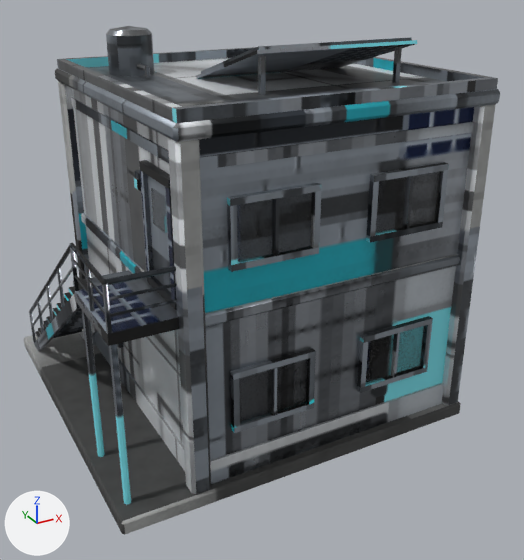
A saved change to the FBX model modelos/planeta_humano/casa_mediana_a/casa_mediana_a.fbx.
Before and after are seen from a 50 mm lens placed at (-8.35, -17.54, 11.8), pointed at (0.68, -1.13, 3.6). The axes (+X, +Y, +Z) are drawn at lower left. The lights are the same throughout. The older version comes first. Vertices at exactly the same position are counted once.

Objects in the first picture: 'casa_mediana_a', 'casa_mediana_a_cristal', 'casa_mediana_a_puerta_alta' and 1 more.
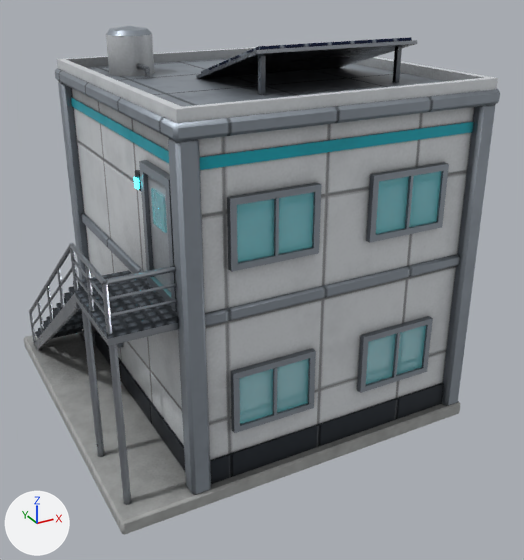
Location of each change, [x1, y1, x2, y2] in pixels of the pictures (524 x 560 px):
```json
{"part": 1, "of": "me_casa_mediana_a_cristal", "change": "surface changed", "before": [151, 171, 441, 424], "after": [151, 171, 441, 424]}
{"part": 2, "of": "me_casa_mediana_a", "change": "added", "after": [373, 57, 488, 78], "on screen": "mostly hidden"}
{"part": 3, "of": "me_casa_mediana_a", "change": "cut back", "before": [34, 293, 97, 351], "after": [34, 293, 119, 350]}
{"part": 4, "of": "me_casa_mediana_a", "change": "reshaped", "before": [29, 244, 103, 313], "after": [29, 170, 176, 313]}
{"part": 5, "of": "me_casa_mediana_a", "change": "surface changed", "before": [25, 26, 500, 535], "after": [25, 26, 500, 535]}
```

The change, as JSON lines over the scene's bpy script:
```json
{"block": "me_casa_mediana_a", "where": "# used by ob_casa_mediana_a; location = (0.0, 0.0, 0.0)"}
{"op": "remove", "block": "me_casa_mediana_a", "code": "me_casa_mediana_a.from_pydata(...)  # 1531 vertices, 1489 faces; spans x -5.0..5.0, y -5.0..5.0, z -0.05..10.25"}
{"op": "add", "block": "me_casa_mediana_a", "code": "me_casa_mediana_a.from_pydata(...)  # 1605 vertices, 1517 faces; spans x -5.0..5.0, y -5.0..5.0, z 0.0..10.25"}
{"block": "me_casa_mediana_a", "change": "me_casa_mediana_a part 2: 28 vertices added at x 2.25..4.9, y -1.6..3.69, z 1.75..9.3"}
{"block": "me_casa_mediana_a", "change": "me_casa_mediana_a part 3: 4 vertices moved from x -4.8..-3.2, y 4.4, z -0.05 to x -4.8..-3.2, y 4.4, z 0.0; 10 vertices added at x -3.15..-0.8, y 2.0..3.65, z 1.75..3.25"}
{"block": "me_casa_mediana_a", "change": "me_casa_mediana_a part 4: 1 vertex moved within x -4.81, y -2.2, z 6.0; 1 vertex removed from x -4.8, y -2.2, z 6.0; 9 vertices added at x -4.81..-2.91, y -4.25..-2.2, z 5.1..7.6"}
{"block": "me_casa_mediana_a", "change": "me_casa_mediana_a part 5: 1276 kept faces spanning x -5.0..5.0, y -5.0..5.0, z 0.0..10.25 get new texture (UV) coordinates"}
{"block": "me_casa_mediana_a", "change": "other edits to the shape of me_casa_mediana_a do not show in these pictures"}
{"block": "me_casa_mediana_a_cristal", "where": "me_casa_mediana_a_cristal.from_pydata(...)  # 128 vertices, 96 faces; spans x -3.12..4.78, y -4.78..3.64, z 1.75..7.42"}
{"block": "me_casa_mediana_a_cristal", "where": "# used by ob_casa_mediana_a_cristal; location = (0.0, 0.0, 0.0)"}
{"block": "me_casa_mediana_a_cristal", "change": "me_casa_mediana_a_cristal part 1: texture (UV) coordinates of 96 of 96 faces, centred in x -3.12..4.78, y -4.78..3.64, z 1.75..7.42, changed; they spanned u 0.0..0.99, v 0.0..0.99 and now span u 0.0..0.99, v 0.0..0.99"}
```
